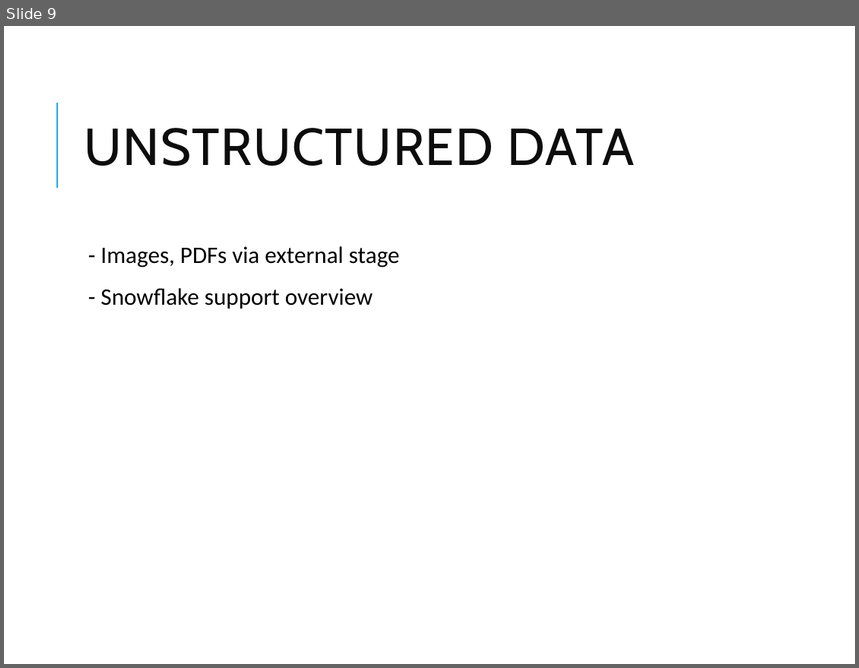
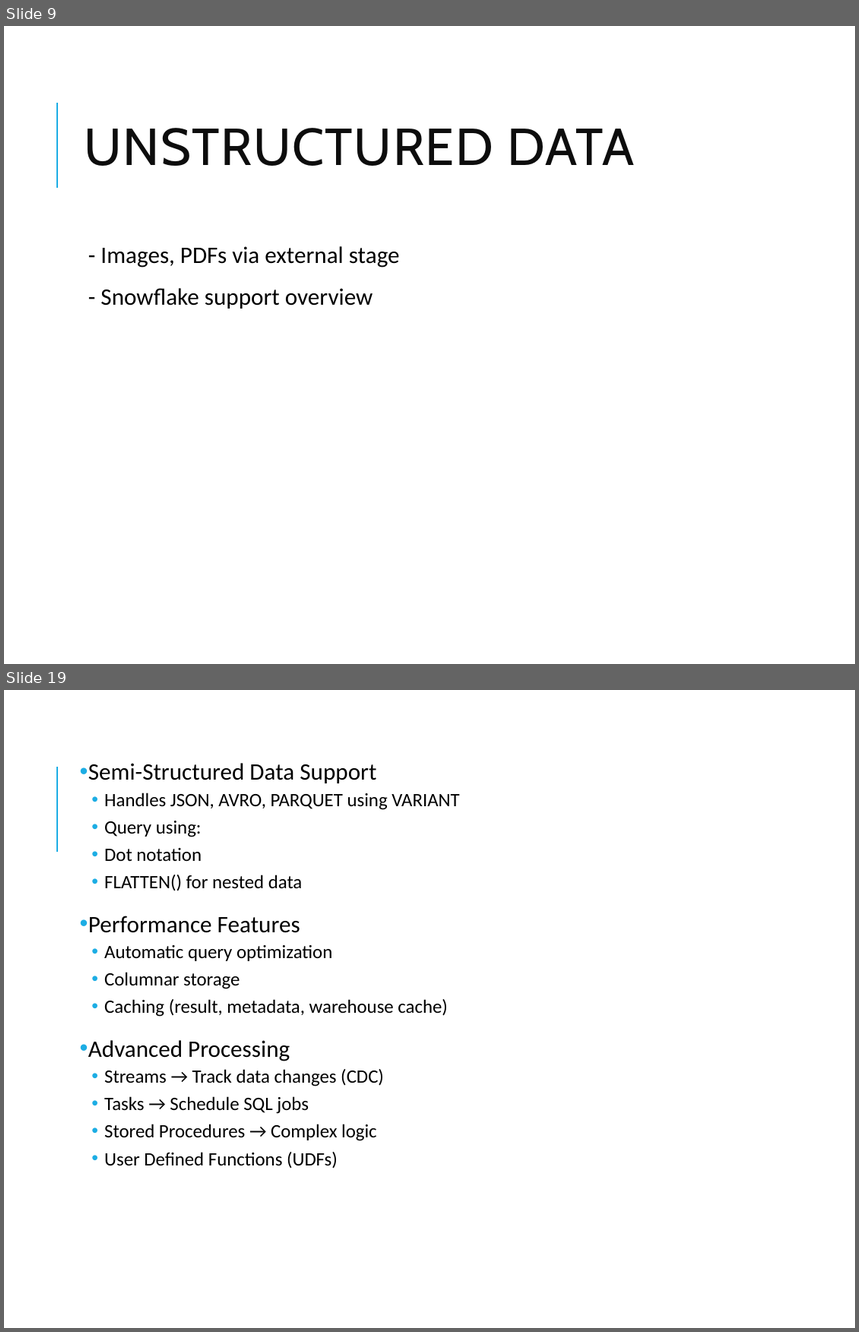
Before and after one commit to vikash-verma-profile/DE-Sig-March-2026, a slide deck: Week-2/Day-5/Snowflake_Modules_4_6.pptx. Shown one above the other, each under a label of ours: slide 9 before the commit, slides 9 and 19 after it; the slides between them are not shown. The pictures are 859x668 and 859x1332 pixels, drawn with LibreOffice and Linux fonts; fonts in the diff are those of the drawing. Boxes give left, top, right and bottom in pixels: in the first picture for what was removed or moved away, otherwise in the second. Text is boxed around its words. In the diff, an @@ line names an element or a change of style, - is before the commit and + after.

```diff
--- a/Week-2/Day-5/Snowflake_Modules_4_6.pptx
+++ b/Week-2/Day-5/Snowflake_Modules_4_6.pptx
@@ slide 19 added at [4,690,855,1328], background #FFFFFF; not listed: 1 template element that a slide beside it also shows @@
@@ text added at [88,763,459,1169], 16 pt, text #000000 @@
+• Semi-Structured Data Support
+  • Handles JSON, AVRO, PARQUET using VARIANT
+  • Query using:
+  • Dot notation
+  • FLATTEN() for nested data
+• Performance Features
+  • Automatic query optimization
+  • Columnar storage
+  • Caching (result, metadata, warehouse cache)
+• Advanced Processing
+  • Streams → Track data changes (CDC)
+  • Tasks → Schedule SQL jobs
+  • Stored Procedures → Complex logic
+  • User Defined Functions (UDFs)
```
Also in this commit, not shown: 20 slides changed, 4 other slides added, 23 other files.
